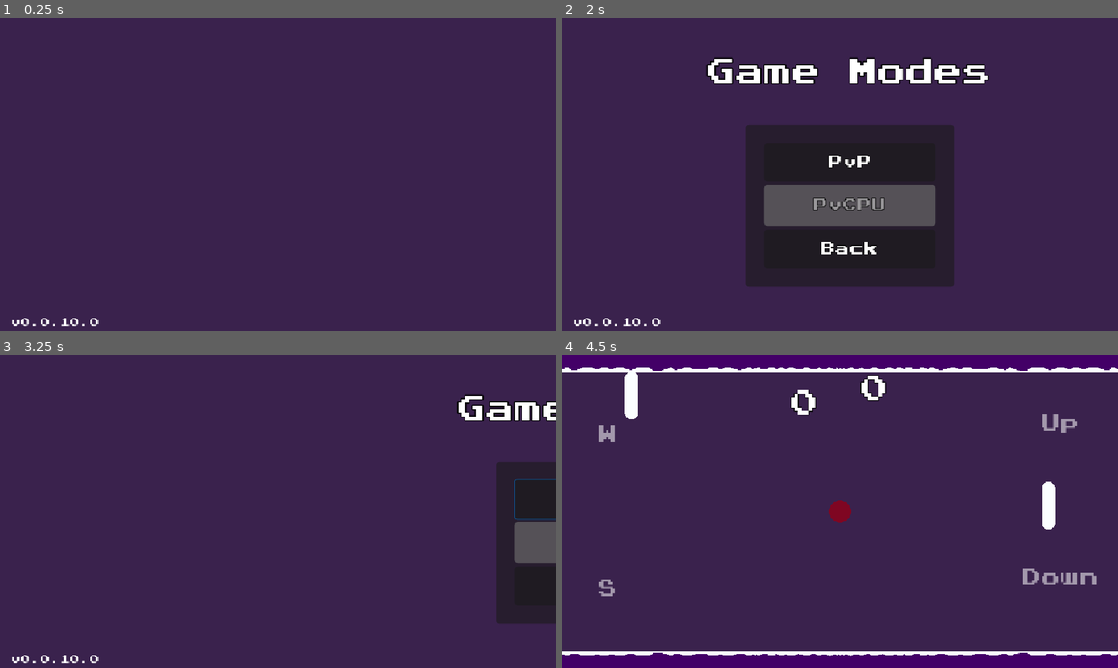
Above: before the commit, frames 1-4 (two rows, left to right).
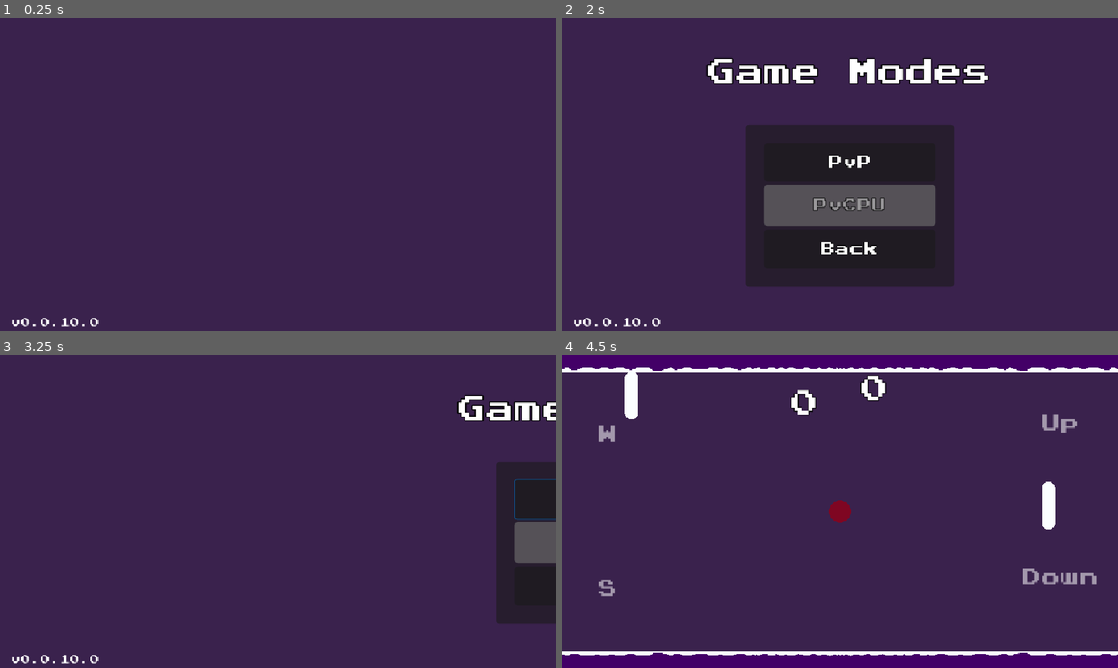
Above: after the commit, the same moments.

Repository: SortexGuy/pong-again
Game: Godot game, scene res://src/ui/main_menu.tscn
Same seed, same stepped clock (60 frames per second), same inputs: the game is played once before the commit and once after it.
Inputs:
- Up to frame 1 (0.25 s): no input
- Up to frame 2 (2 s): click "Play" at 0.5 s; hold W (p1_move_up) from 1.28 s (still down); tap Down (p2_move_down) at 1.35 s
- Up to frame 3 (3.25 s): release W (p1_move_up) at 2.03 s; hold S (p1_move_down) 2.03-2.75 s; tap Up (p2_move_up) at 2.1 s; click "PvP" at 2.75 s
- Up to frame 4 (4.5 s): hold W (p1_move_up) from 3.53 s (still down); tap Down (p2_move_down) at 3.6 s; tap Up (p2_move_up) at 4.35 s

The runs differ from the first frame. In frame 1, less than 0.1% of the frame differs, in the area x 2-18%, y 95-99%; in frame 2, 0.4%, in the area x 2-76%, y 14-99%; in frame 3, 0.1%; in frame 4, 0.1%.

Commit message:
fix(update): adapt project to the latest godot version

Diff:
--- a/project.godot
+++ b/project.godot
@@ -8,12 +8,16 @@
 
 config_version=5
 
+[animation]
+
+compatibility/default_parent_skeleton_in_mesh_instance_3d=true
+
 [application]
 
 config/name="PongAgain"
 config/version="0.0.10.0"
 run/main_scene="res://src/ui/main_menu.tscn"
-config/features=PackedStringArray("4.3")
+config/features=PackedStringArray("4.7")
 config/icon="res://icon.svg"
 
 [autoload]
Not shown, added: assets/audio/click.wav.import
Not shown, added: assets/audio/pickupCoin.wav.import
Not shown, added: assets/audio/random.wav.import
Not shown, added: assets/fonts/PressStart2P.ttf.import
Not shown, added: assets/music/Sketchbook 2024-02-28_01.ogg.import
Not shown, added: assets/music/VGMA Challenge 20.ogg.import
Not shown, added: assets/music/VGMA Challenge 23.ogg.import
Not shown, added: assets/shaders/pause_blur.gdshader.uid
Not shown, changed: assets/textures/PongBall.png.import
Not shown, changed: assets/textures/PongPlayer.png.import
Not shown, changed: assets/textures/PongWallUpDown.png.import
Not shown: 1 places in default_bus_layout.tres that only renumber resources
(and 15 more such lines)
